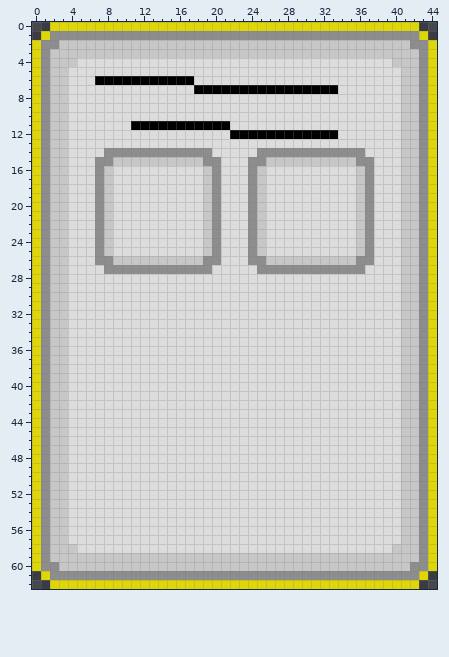
Two versions of one pixel-art file, assets/card/card_border.aseprite. The picture above was drawn from the file before the commit.
45x63 pixels, 1 frame.
After the commit:
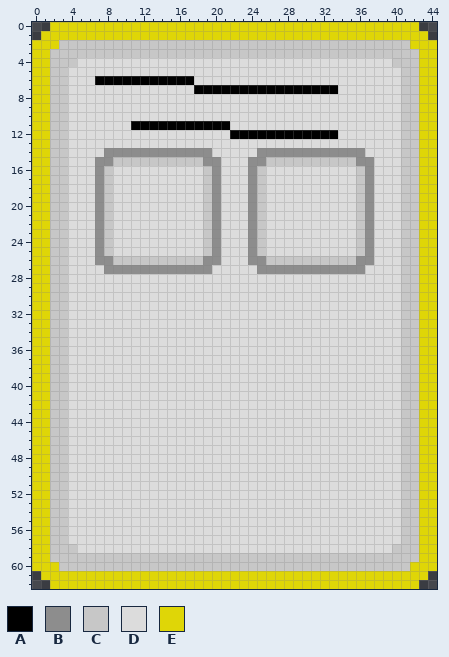
Palette (. is transparent): A #000000  B #8d8d8d  C #c7c7c7  D #dcdcdc  E #dfd607
The edit:
layer "select_border" added
Changed rows in their new state; - is an unchanged pixel.
Layer "select_border":
first column x 1:
 1 -EEEEEEEEEEEEEEEEEEEEEEEEEEEEEEEEEEEEEEEEE-
 2 EE---------------------------------------EE
 3 E-----------------------------------------E
 4 E-----------------------------------------E
 5 E-----------------------------------------E
 6 E-----------------------------------------E
 7 E-----------------------------------------E
 8 E-----------------------------------------E
 9 E-----------------------------------------E
10 E-----------------------------------------E
11 E-----------------------------------------E
12 E-----------------------------------------E
13 E-----------------------------------------E
14 E-----------------------------------------E
15 E-----------------------------------------E
16 E-----------------------------------------E
17 E-----------------------------------------E
18 E-----------------------------------------E
19 E-----------------------------------------E
20 E-----------------------------------------E
21 E-----------------------------------------E
22 E-----------------------------------------E
23 E-----------------------------------------E
24 E-----------------------------------------E
25 E-----------------------------------------E
26 E-----------------------------------------E
27 E-----------------------------------------E
28 E-----------------------------------------E
29 E-----------------------------------------E
30 E-----------------------------------------E
31 E-----------------------------------------E
32 E-----------------------------------------E
33 E-----------------------------------------E
34 E-----------------------------------------E
35 E-----------------------------------------E
36 E-----------------------------------------E
37 E-----------------------------------------E
38 E-----------------------------------------E
39 E-----------------------------------------E
40 E-----------------------------------------E
41 E-----------------------------------------E
42 E-----------------------------------------E
43 E-----------------------------------------E
44 E-----------------------------------------E
45 E-----------------------------------------E
46 E-----------------------------------------E
47 E-----------------------------------------E
48 E-----------------------------------------E
49 E-----------------------------------------E
50 E-----------------------------------------E
51 E-----------------------------------------E
52 E-----------------------------------------E
53 E-----------------------------------------E
54 E-----------------------------------------E
55 E-----------------------------------------E
56 E-----------------------------------------E
57 E-----------------------------------------E
58 E-----------------------------------------E
59 E-----------------------------------------E
60 EE---------------------------------------EE
61 -EEEEEEEEEEEEEEEEEEEEEEEEEEEEEEEEEEEEEEEEE-
Pixel boxes of the changes (left, top, right, bottom) in both pictures:
changed: (41, 31, 428, 580)
